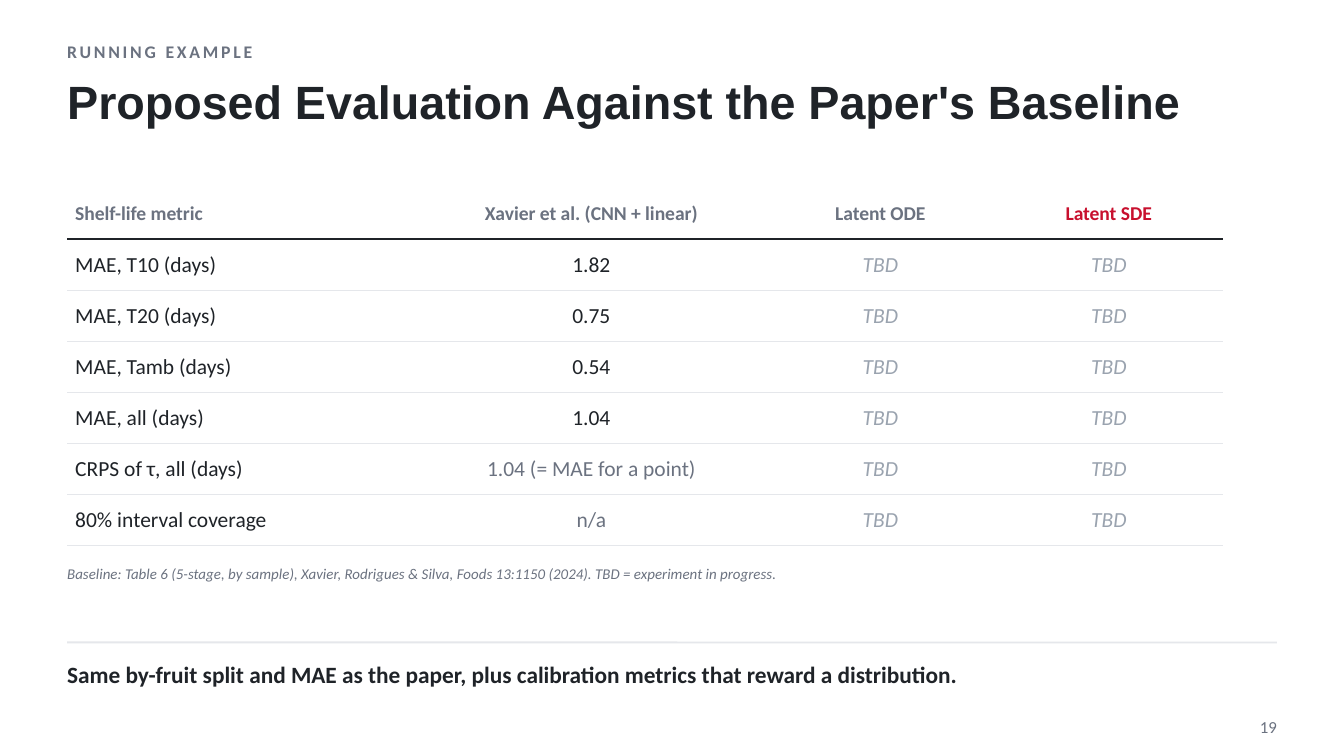
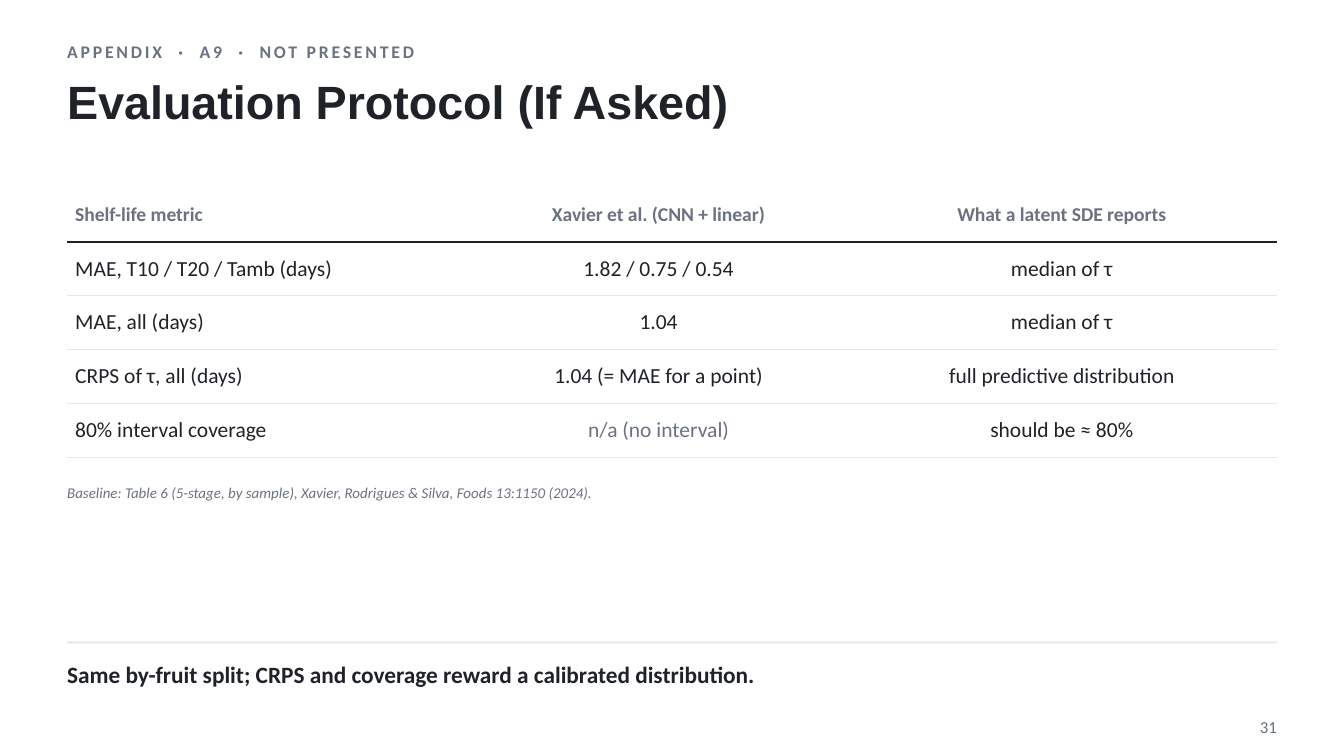
Before and after one commit to nishadw/neural-sde, a slide deck: slide 31 of lecture/neural_sde_lecture.pptx (slide 19 before the commit). Drawn at 1344x756 pixels with LibreOffice and Linux fonts; fonts in the diff are those of the drawing. Boxes give left, top, right and bottom in pixels: in the first picture for what was removed or moved away, otherwise in the second. Text is boxed around its words. In the diff, an @@ line names an element or a change of style, - is before the commit and + after.

```diff
--- a/lecture/neural_sde_lecture.pptx
+++ b/lecture/neural_sde_lecture.pptx
@@ text at [67,46,414,58]: text changed @@
-RUNNING EXAMPLE
+APPENDIX · A9 · NOT PRESENTED
@@ title at [67,85,728,128]: text changed @@
-Proposed Evaluation Against the Paper's Baseline
+Evaluation Protocol (If Asked)
@@ table at [67,188,1277,445] @@
-Shelf-life metric | Xavier et al. (CNN + linear) | Latent ODE | Latent SDE
-MAE, T10 (days) | 1.82 | TBD | TBD
-MAE, T20 (days) | 0.75 | TBD | TBD
-MAE, Tamb (days) | 0.54 | TBD | TBD
-MAE, all (days) | 1.04 | TBD | TBD
-CRPS of τ, all (days) | 1.04 (= MAE for a point) | TBD | TBD
-80% interval coverage | n/a | TBD | TBD
+Shelf-life metric | Xavier et al. (CNN + linear) | What a latent SDE reports
+MAE, T10 / T20 / Tamb (days) | 1.82 / 0.75 / 0.54 | median of τ
+MAE, all (days) | 1.04 | median of τ
+CRPS of τ, all (days) | 1.04 (= MAE for a point) | full predictive distribution
+80% interval coverage | n/a (no interval) | should be ≈ 80%
@@ table: place and size @@
-table at [67,188,1223,535]
+table at [67,188,1277,445]
@@ text at [67,487,592,501]: text changed @@
-Baseline: Table 6 (5-stage, by sample), Xavier, Rodrigues & Silva, Foods 13:1150 (2024). TBD = experiment in progress.
+Baseline: Table 6 (5-stage, by sample), Xavier, Rodrigues & Silva, Foods 13:1150 (2024).
@@ text at [67,666,754,687]: text changed @@
-Same by-fruit split and MAE as the paper, plus calibration metrics that reward a distribution.
+Same by-fruit split; CRPS and coverage reward a calibrated distribution.
@@ page number at [1260,722,1277,733]: text changed @@
-19
+31
```
Also in this commit, not shown: 13 other slides changed, 1 slide added, 9 other files.
